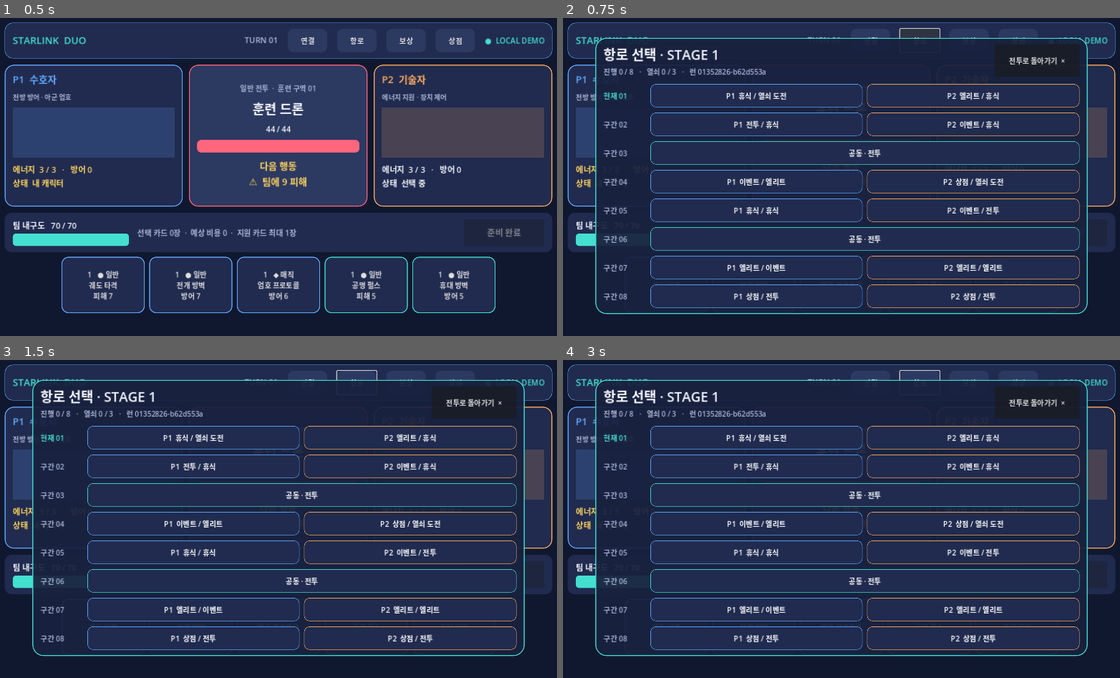
Above: before the commit, frames 1-4 (two rows, left to right).
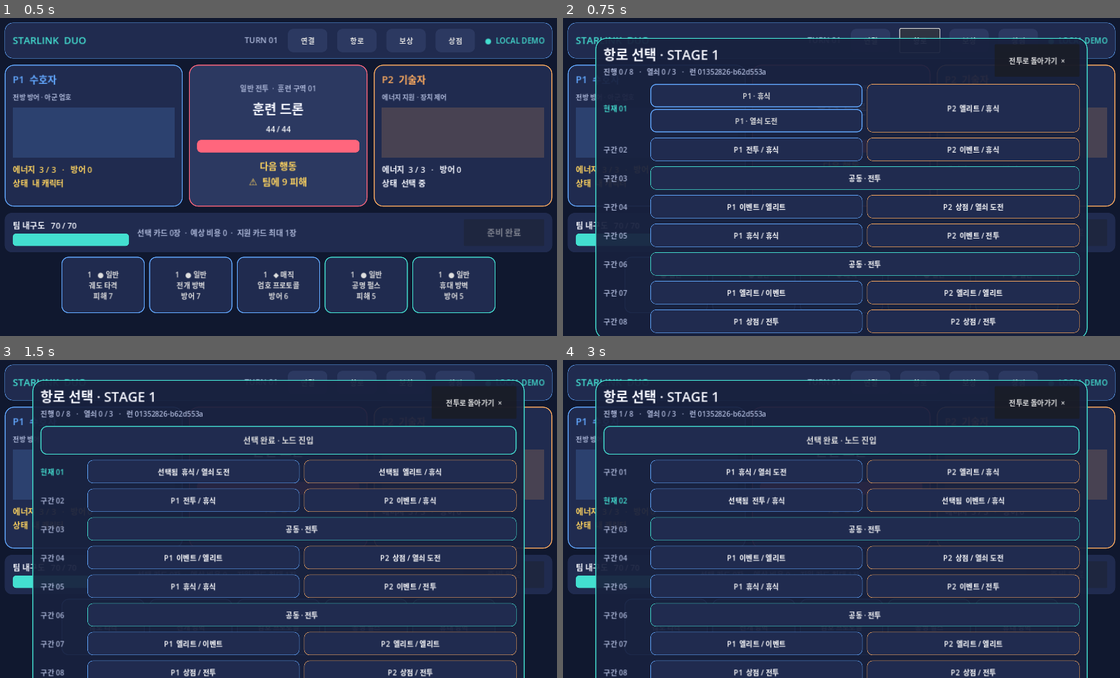
Above: after the commit, the same moments.

Repository: wjdals988/starlinkduo
Game: Godot game, scene res://src/ui/main.tscn
The game is run twice, just before and just after one commit, with the same random seed, the same clock (stepped at 60 frames per second) and the same inputs.
Inputs (mouse positions are in pixels of both pictures, inside the frame that each line leads up to):
- Up to frame 1 (0.5 s): no input
- Up to frame 2 (0.75 s): click "항로" at 0.5 s
- Up to frame 3 (1.5 s): click (194, 436) at 1.25 s, where only the run after the commit has a clickable "P1 · 휴식"
- Up to frame 4 (3 s): click (841, 439) at 2 s, where only the run after the commit has a clickable "선택 완료 · 노드 진입"; click (757, 464) at 2.75 s, where only the run after the commit has a clickable "P1 · 전투"

Frame 1 is identical in both runs. In frame 2, 14% of the frame differs, in the area x 5-95%, y 20-100%; in frame 3, 15%; in frame 4, 15%, in the area x 5-95%, y 3-100%.

Commit message:
feat: make route progression interactive

Diff:
--- a/src/run/run_coordinator.gd
+++ b/src/run/run_coordinator.gd
@@ -56,10 +56,56 @@
 	checkpoint("shop_purchase")
 	return true
 
+func choose_route(player_slot: int, node_id: String) -> Dictionary:
+	if not _valid_slot(player_slot):
+		return {"ok": false, "error": "invalid_slot"}
+	if run.step < 0 or run.step >= MapGenerator.TRAVERSAL_STEPS:
+		return {"ok": false, "error": "route_unavailable"}
+	var step_data: Dictionary = run.map.stages[run.stage - 1].steps[run.step]
+	if step_data.kind == "common":
+		if step_data.options[0].id != node_id:
+			return {"ok": false, "error": "invalid_node"}
+		run.pending_routes = {0: node_id, 1: node_id}
+		checkpoint("routes_ready")
+		return {"ok": true, "ready": true, "node_type": step_data.options[0].type}
+	var valid_node := false
+	var node_type := ""
+	for option in step_data.lanes[player_slot].options:
+		if option.id == node_id:
+			valid_node = true
+			node_type = option.type
+			break
+	if not valid_node:
+		return {"ok": false, "error": "invalid_node"}
+	run.pending_routes[player_slot] = node_id
+	checkpoint("route_selected")
+	return {"ok": true, "ready": run.pending_routes.size() == 2, "node_type": node_type}
+
+func complete_routes(completed_types: Array[String]) -> Dictionary:
+	if run.pending_routes.size() != 2:
+		return {"ok": false, "error": "routes_not_ready"}
+	if completed_types.has("key_challenge"):
+		run.unlock_key(run.stage)
+	run.pending_routes.clear()
+	advance_step()
+	return {"ok": true}
+
+func selected_route_types() -> Array[String]:
+	var result: Array[String] = []
+	if run.pending_routes.size() != 2:
+		return result
+	var step_data: Dictionary = run.map.stages[run.stage - 1].steps[run.step]
+	if step_data.kind == "common":
+		return [String(step_data.options[0].type), String(step_data.options[0].type)]
+	for slot in 2:
+		for option in step_data.lanes[slot].options:
+			if option.id == run.pending_routes.get(slot, ""):
+				result.append(String(option.type))
+	return result
+
 func advance_step() -> void:
 	run.step += 1
-	if run.step > MapGenerator.TRAVERSAL_STEPS:
-		run.unlock_key(run.stage)
+	if run.step >= MapGenerator.TRAVERSAL_STEPS:
 		run.stage = mini(run.stage + 1, 3)
 		run.step = 0
 	checkpoint("step_complete")
--- a/src/run/run_state.gd
+++ b/src/run/run_state.gd
@@ -14,6 +14,7 @@
 var relics: Array[Array] = [[], []]
 var consumables: Array[Array] = [[], []]
 var map: Dictionary = {}
+var pending_routes: Dictionary = {}
 var checkpoint_reason := "new_run"
 
 func _init(seed_value: int = 1) -> void:
@@ -42,6 +43,7 @@
 		"relics": relics.duplicate(true),
 		"consumables": consumables.duplicate(true),
 		"map": map.duplicate(true),
+		"pending_routes": pending_routes.duplicate(true),
 		"checkpoint_reason": checkpoint_reason,
 	}
 
@@ -59,6 +61,7 @@
 	result.relics.assign(snapshot.relics)
 	result.consumables.assign(snapshot.consumables)
 	result.map = _normalize_json_numbers(snapshot.map)
+	result.pending_routes = _normalize_json_numbers(snapshot.get("pending_routes", {}))
 	result.checkpoint_reason = snapshot.checkpoint_reason
 	return result
 
--- a/src/ui/main.gd
+++ b/src/ui/main.gd
@@ -403,6 +403,8 @@
 	var run := run_coordinator.run
 	overlay_title.text = "항로 선택 · STAGE %d" % run.stage
 	overlay_subtitle.text = "진행 %d / 8   ·   열쇠 %d / 3   ·   런 %s" % [run.step, run.keys.count(true), run.run_id]
+	if run.pending_routes.size() == 2:
+		_add_connection_action("선택 완료 · 노드 진입", _enter_selected_routes, COLOR_CYAN)
 	var stage: Dictionary = run.map.stages[run.stage - 1]
 	for step_data in stage.steps:
 		var row := HBoxContainer.new()
@@ -412,15 +414,46 @@
 		marker.text = "%s %02d" % ["현재" if int(step_data.index) == run.step else "구간", int(step_data.index) + 1]
 		marker.add_theme_color_override("font_color", COLOR_CYAN if int(step_data.index) == run.step else COLOR_MUTED)
 		row.add_child(marker)
+		var is_current := int(step_data.index) == run.step
 		if step_data.kind == "common":
-			row.add_child(_route_chip("공동 · %s" % _node_label(step_data.options[0].type), COLOR_CYAN))
+			if is_current and run.pending_routes.is_empty():
+				row.add_child(_route_button("공동 · %s 선택" % _node_label(step_data.options[0].type), COLOR_CYAN, _choose_route.bind(local_slot, step_data.options[0].id)))
+			else:
+				row.add_child(_route_chip("공동 · %s" % _node_label(step_data.options[0].type), COLOR_CYAN))
 		else:
 			for slot in 2:
-				var option_texts: Array[String] = []
-				for option in step_data.lanes[slot].options:
-					option_texts.append(_node_label(option.type))
-				row.add_child(_route_chip("P%d  %s" % [slot + 1, " / ".join(option_texts)], COLOR_BLUE if slot == 0 else COLOR_ORANGE))
+				var accent := COLOR_BLUE if slot == 0 else COLOR_ORANGE
+				if is_current and slot == local_slot and not run.pending_routes.has(slot):
+					var choices := VBoxContainer.new()
+					choices.size_flags_horizontal = Control.SIZE_EXPAND_FILL
+					for option in step_data.lanes[slot].options:
+						choices.add_child(_route_button("P%d · %s" % [slot + 1, _node_label(option.type)], accent, _choose_route.bind(slot, option.id)))
+					row.add_child(choices)
+				else:
+					var option_texts: Array[String] = []
+					for option in step_data.lanes[slot].options:
+						option_texts.append(_node_label(option.type))
+					var prefix := "선택됨" if is_current and run.pending_routes.has(slot) else "P%d" % (slot + 1)
+					row.add_child(_route_chip("%s  %s" % [prefix, " / ".join(option_texts)], accent))
 		overlay_content.add_child(row)
+
+func _choose_route(slot: int, node_id: String) -> void:
+	var result := run_coordinator.choose_route(slot, node_id)
+	if not result.ok:
+		overlay_subtitle.text = "항로를 선택하지 못했습니다: %s" % result.error
+		return
+	if cooperative_session == null and not result.ready:
+		var step_data: Dictionary = run_coordinator.run.map.stages[run_coordinator.run.stage - 1].steps[run_coordinator.run.step]
+		var teammate_slot := 1 - slot
+		run_coordinator.choose_route(teammate_slot, step_data.lanes[teammate_slot].options[0].id)
+	_show_map()
+
+func _enter_selected_routes() -> void:
+	var types := run_coordinator.selected_route_types()
+	var result := run_coordinator.complete_routes(types)
+	if result.ok:
+		overlay_subtitle.text = "%s 진입 완료 · 진행 상황을 저장했습니다." % " + ".join(types.map(func(type: String) -> String: return _node_label(type)))
+		_show_map()
 
 func _show_reward() -> void:
 	_clear_overlay()
@@ -485,6 +518,16 @@
 	chip.add_child(label)
 	return chip
 
+func _route_button(text: String, accent: Color, callback: Callable) -> Button:
+	var button := Button.new()
+	button.size_flags_horizontal = Control.SIZE_EXPAND_FILL
+	button.custom_minimum_size.y = 48
+	button.text = text
+	button.add_theme_font_size_override("font_size", 16)
+	button.add_theme_stylebox_override("normal", _panel_style(COLOR_PANEL, 12, accent, 2))
+	button.pressed.connect(callback)
+	return button
+
 func _node_label(type: String) -> String:
 	return {"combat": "전투", "event": "이벤트", "shop": "상점", "rest": "휴식", "elite": "엘리트", "key_challenge": "열쇠 도전"}.get(type, type)
 
--- a/tests/run_all.gd
+++ b/tests/run_all.gd
@@ -17,8 +17,9 @@
 	_test_combat_snapshot_round_trip()
 	_test_full_card_catalog()
 	_test_full_run_content_catalog()
+	_test_route_selection_and_key_gate()
 	if failures.is_empty():
-		print("PASS: 14 core, content, run, save, economy, protocol, and transport tests")
+		print("PASS: 15 core, content, run, route, save, economy, protocol, and transport tests")
 		quit(0)
 	else:
 		for failure in failures:
@@ -225,6 +226,28 @@
 		_expect(not stage.boss.id.is_empty(), "each stage has one boss")
 	_expect(content.true_boss.health > content.stages[-1].boss.health, "true boss exceeds final stage boss health")
 
+func _test_route_selection_and_key_gate() -> void:
+	var store := RunSaveStore.new("user://route_test.json")
+	store.clear()
+	var coordinator := RunCoordinator.new(FullCardCatalog.build(), store)
+	var run := coordinator.start_new(99)
+	var step: Dictionary = run.map.stages[0].steps[0]
+	var first := coordinator.choose_route(0, step.lanes[0].options[0].id)
+	_expect(first.ok and not first.ready, "first personal route waits for teammate")
+	_expect(not coordinator.complete_routes(["combat"]).ok, "routes cannot complete before both choices")
+	var second := coordinator.choose_route(1, step.lanes[1].options[0].id)
+	_expect(second.ok and second.ready, "second personal route makes the pair ready")
+	_expect(coordinator.complete_routes([first.node_type, second.node_type]).ok and run.step == 1, "completed pair advances exactly one step")
+	run.step = MapGenerator.TRAVERSAL_STEPS - 1
+	run.pending_routes = {0: "a", 1: "b"}
+	coordinator.complete_routes(["combat", "combat"])
+	_expect(run.stage == 2 and not run.keys[0], "stage completion does not grant a free key")
+	run.stage = 1
+	run.pending_routes = {0: "a", 1: "b"}
+	coordinator.complete_routes(["key_challenge", "combat"])
+	_expect(run.keys[0], "completed key challenge unlocks only its stage key")
+	store.clear()
+
 func _expect(condition: bool, label: String) -> void:
 	if not condition:
 		failures.append("FAIL: %s" % label)
Binary file added: artifacts/emulator-5556-route-advanced.png
Binary file added: artifacts/emulator-5556-route-ready.png
Binary file added: artifacts/emulator-5556-route-selection.png
Not shown, changed: CHANGELOG.md
